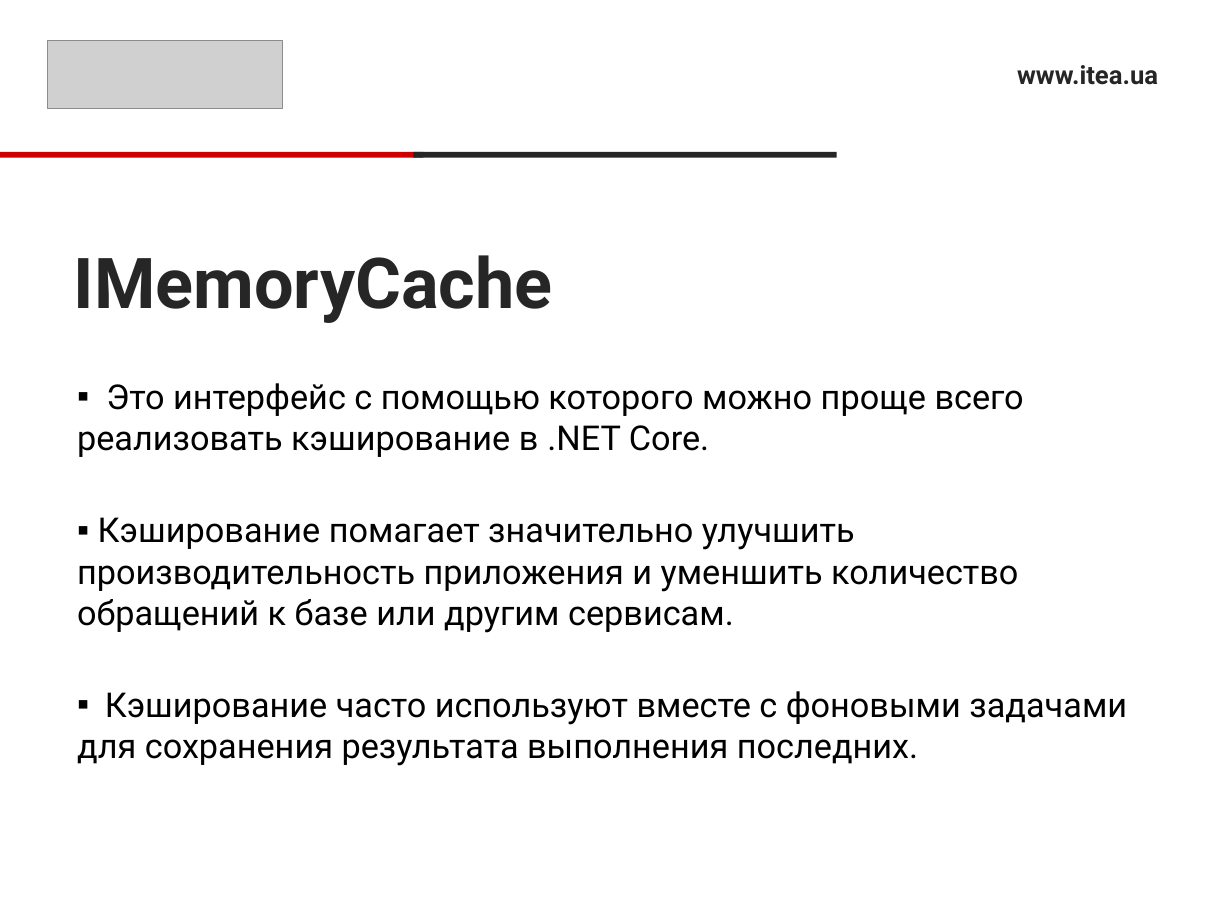
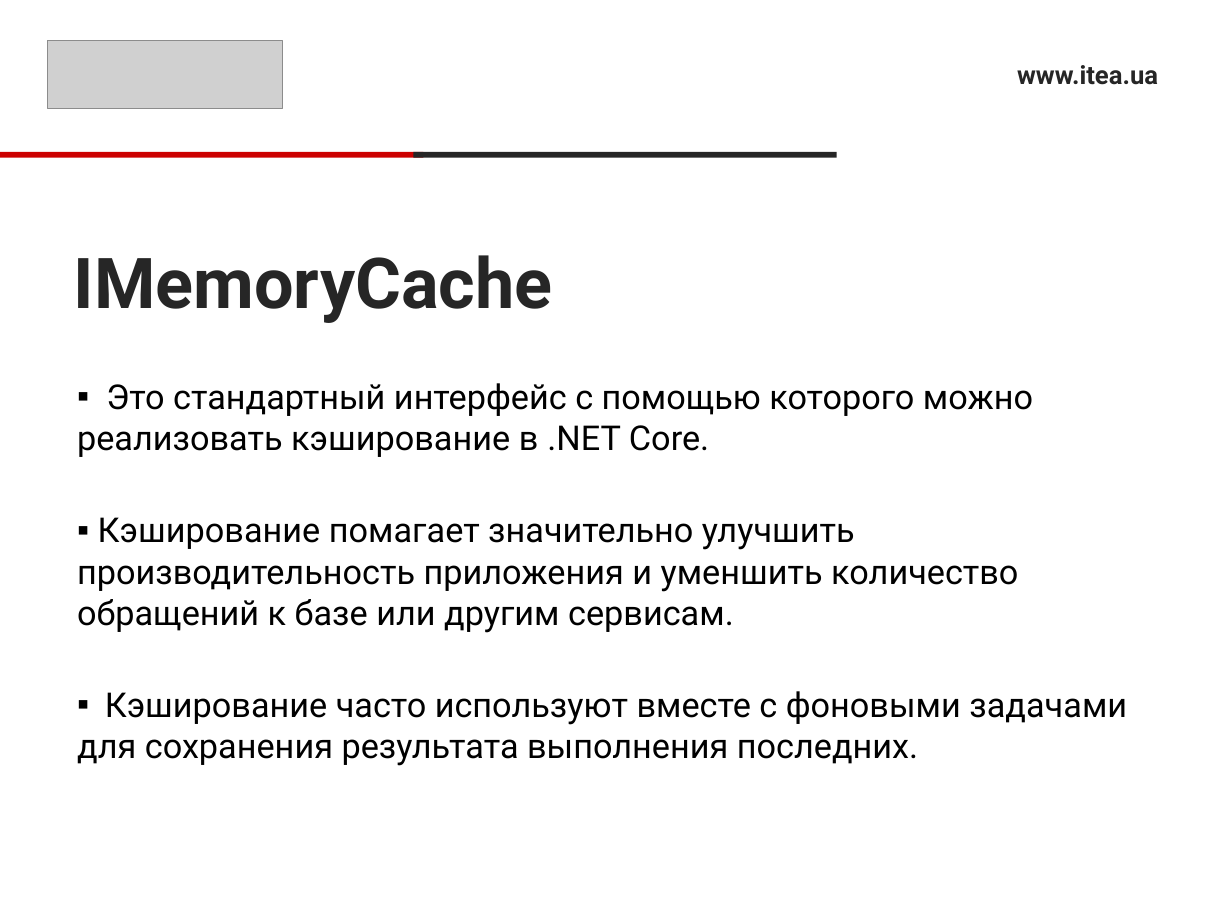
Before and after one commit to RusyaOne/NetCore_09.12.2020, a slide deck: slide 5 of 10.BackgroundTasks/BackgroundTasks.pptx. Drawn at 1232x924 pixels with LibreOffice and Linux fonts; fonts in the diff are those of the drawing; grey boxes stand for pictures. Boxes give left, top, right and bottom in pixels: in the first picture for what was removed or moved away, otherwise in the second. Text is boxed around its words. In the diff, an @@ line names an element or a change of style, - is before the commit and + after.

```diff
--- a/10.BackgroundTasks/BackgroundTasks.pptx
+++ b/10.BackgroundTasks/BackgroundTasks.pptx
@@ text at (77,383,1033,457): text changed @@
-▪ Это интерфейс с помощью которого можно проще всего реализовать кэширование в .NET Core.
+▪ Это стандартный интерфейс с помощью которого можно реализовать кэширование в .NET Core.
```
Also in this commit, not shown: 1 slide added, 17 other files.
